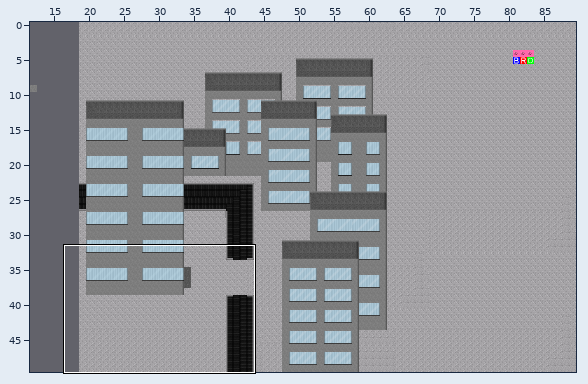
Tiled map (JSON) -- main/resources/worlds/AtWaldomar.json. The first picture is a wide view before the edit; the outline marks the close-up.
Close-up. Before the edit:
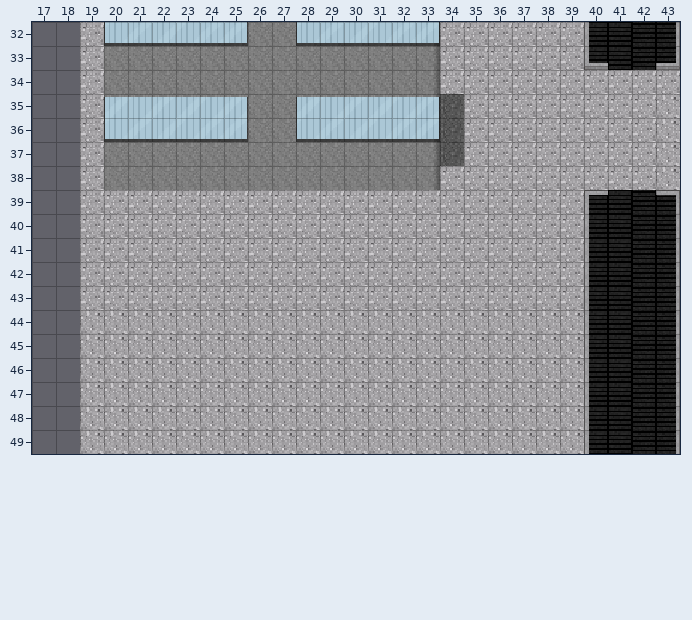
Cells are 16x16 px. Shown: x 17..43, y 32..49. The commit also changed other parts of the map, which this record leaves out.
After the commit:
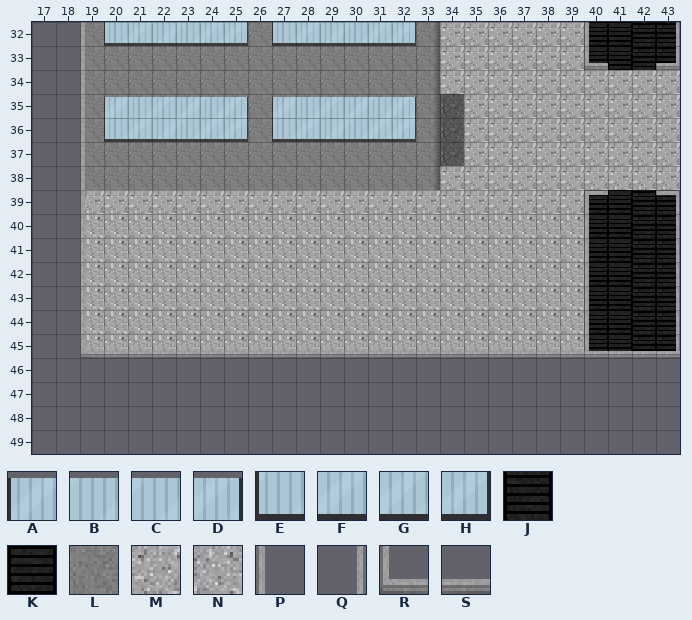
Key: from "Window6_tilesheet": A 0, B 1, C 4, D 5, E 6, F 7, G 10, H 11; from "conveyor_tileset(p)": J 1 turned 90, K 2 turned 90; from "roof_tilesheet": L 12; from "zesilia_tileset": M 0, N 0 turned 90, P 9, Q 11, R 16, S 17.
_ is an empty cell, # one hidden under a higher layer.
Tiles of an added or newly shown layer are drawn over the layers below it.
From old to new:
Layer "Tile Layer 1":
y 35..38: x 43 N -> M
y 40..43: x 19..39 MMMMMMMMMMMMMMMMMMMMM -> NNNNNNNNNNNNNNNNNNNNN
y 46..49: x 19..43 NNNNNNNNNNNNNNNNNNNNN#### -> _________________________
Layer "buidling3":
y 46..49: x 40..43 KKJJ -> ____
Layer "curbs":
y 46..49: x 40 P -> _; x 43 Q -> _
Layer "building":
y 32..38: x 19 _ -> L
Layer "newwindow":
y 32: x 27..28 _E -> EF; x 32..33 GH -> H_
y 35: x 27..28 _A -> AB; x 32..33 CD -> D_
y 36: x 27..28 _E -> EF; x 32..33 GH -> H_
Layer "edges" (added):
y 32..44: x 19 _ -> P
y 45: x 19..43 _________________________ -> RSSSSSSSSSSSSSSSSSSSSSSSS
Where, in picture pixels (left, top, right, bottom), the same in both close-ups:
changed: (80, 22, 680, 454)
